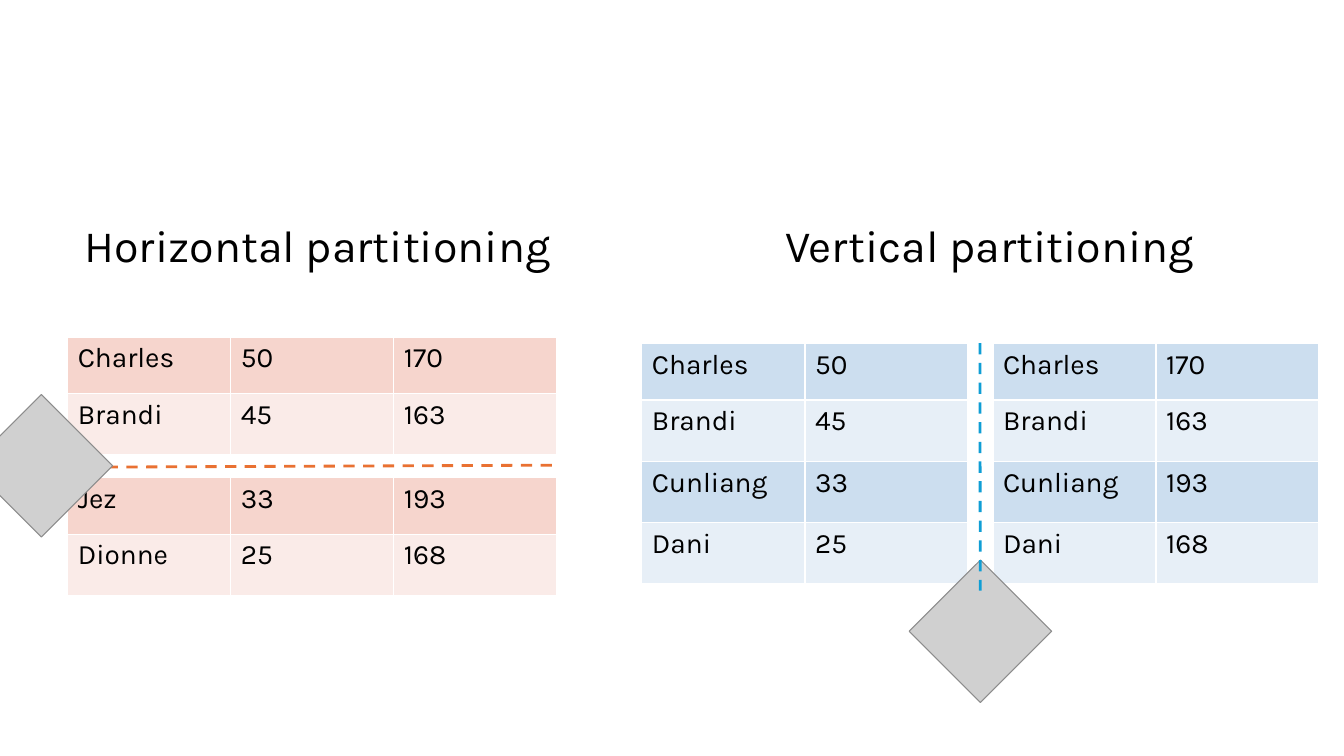
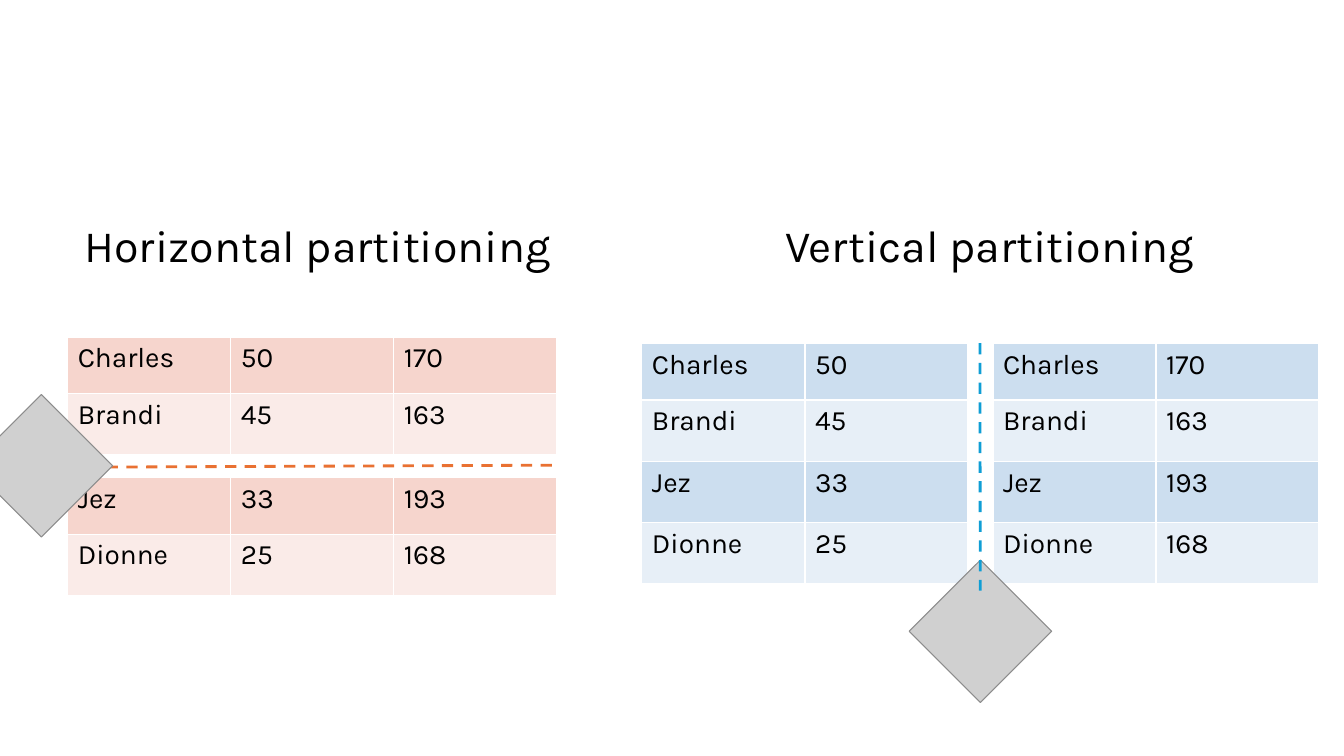
Before and after one commit to vantage6/vantage6-workshop, a slide deck: slide 7 of slides/chapter_1_PET_intro_pictures.pptx. Drawn at 1344x756 pixels with LibreOffice and Linux fonts; fonts in the diff are those of the drawing; grey boxes stand for pictures. Boxes give left, top, right and bottom in pixels: in the first picture for what was removed or moved away, otherwise in the second. Text is boxed around its words. In the diff, an @@ line names an element or a change of style, - is before the commit and + after.

```diff
--- a/slides/chapter_1_PET_intro_pictures.pptx
+++ b/slides/chapter_1_PET_intro_pictures.pptx
@@ table at <box>642,344,969,585</box> @@
-row 3, column 1: Cunliang
+row 3, column 1: Jez
-row 4, column 1: Dani
+row 4, column 1: Dionne
@@ table at <box>993,344,1320,585</box> @@
-row 3, column 1: Cunliang
+row 3, column 1: Jez
-row 4, column 1: Dani
+row 4, column 1: Dionne
```
Also in this commit, not shown: 3 other files.
